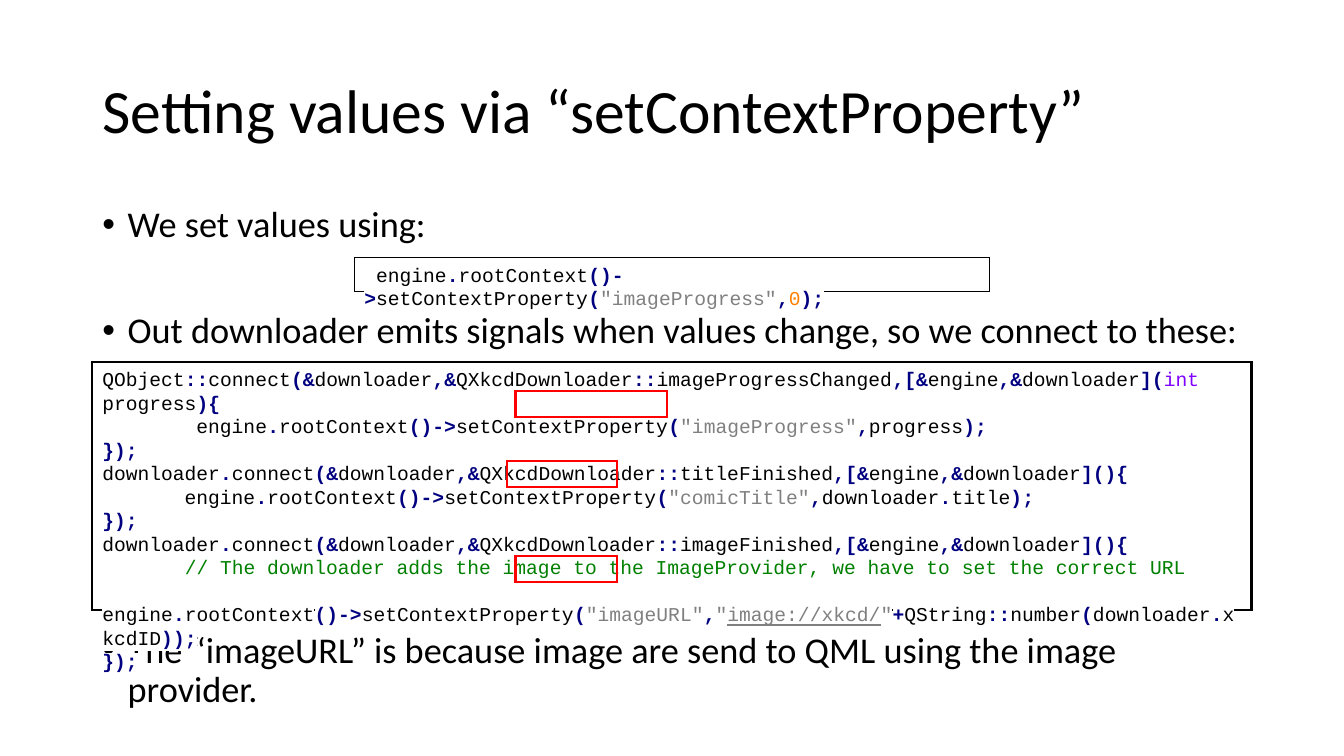
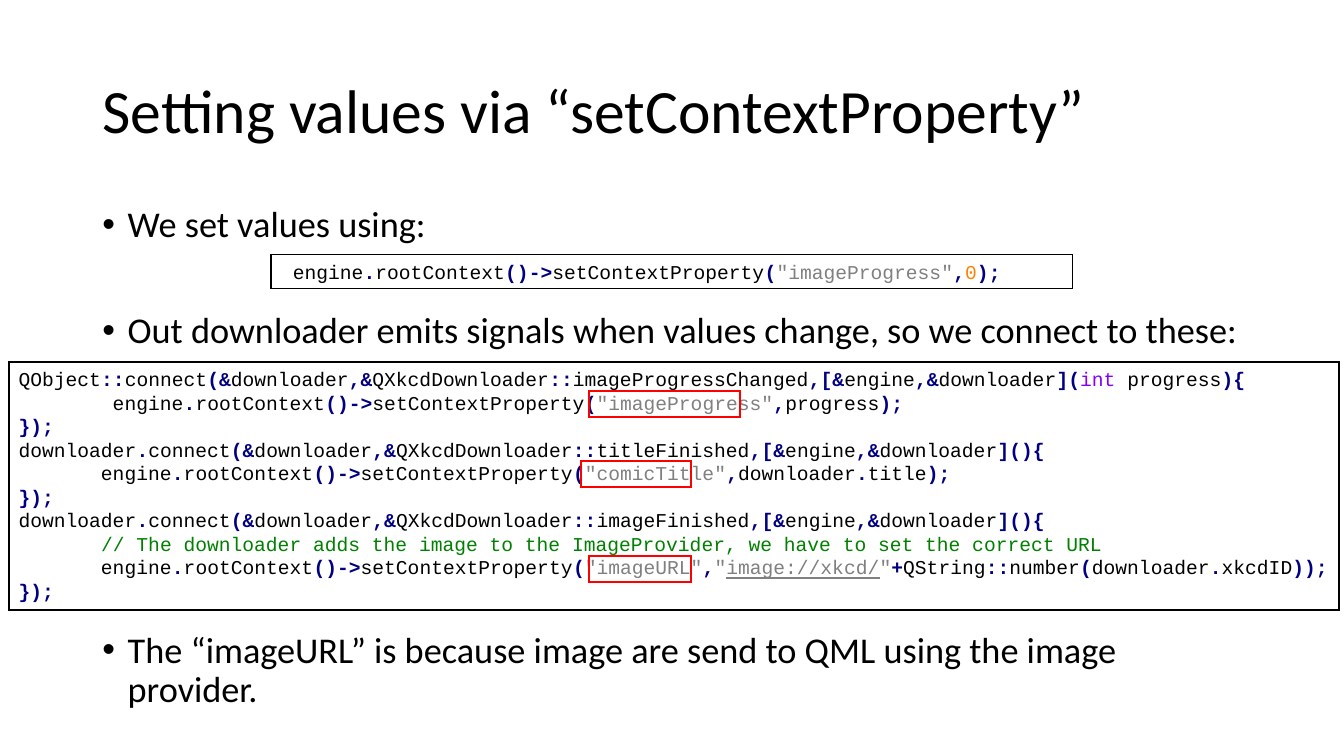
Before and after one commit to RudolfVonKrugstein/qml-presentation, a slide deck: slide 11 of Praesentation.pptx. Drawn at 1344x756 pixels with LibreOffice and Linux fonts; fonts in the diff are those of the drawing. Boxes give left, top, right and bottom in pixels: in the first picture for what was removed or moved away, otherwise in the second. Text is boxed around its words. In the diff, an @@ line names an element or a change of style, - is before the commit and + after.

```diff
--- a/Praesentation.pptx
+++ b/Praesentation.pptx
@@ rectangle "engine.rootContext()->setContextProperty("imageProgress",0);": place and size @@
-rectangle "engine.rootContext()->setContextProperty("imageProgress",0);" at (355, 257, 990, 291)
+rectangle "engine.rootContext()->setContextProperty("imageProgress",0);" at (271, 255, 1073, 289)
@@ rectangle "QObject::connect(&downloader,&QXkcdDownloader::imageProgress ...": place and size @@
-rectangle "QObject::connect(&downloader,&QXkcdDownloader::imageProgress ..." at (93, 362, 1252, 610)
+rectangle "QObject::connect(&downloader,&QXkcdDownloader::imageProgress ..." at (9, 362, 1340, 610)
@@ 3 rectangles: place and size @@
-3 rectangles at (507, 391, 666, 582)
+3 rectangles at (581, 391, 740, 582)
```
Also in this commit, not shown: 7 other slides changed.
